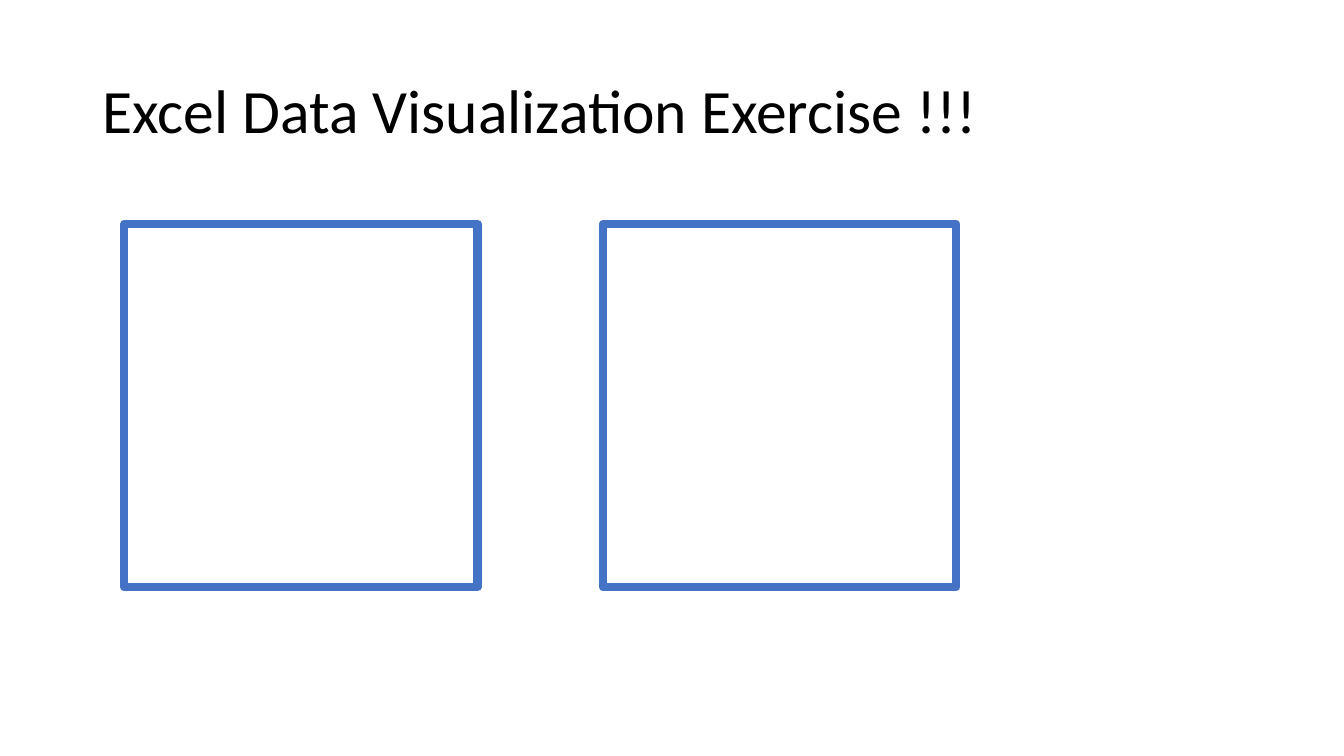
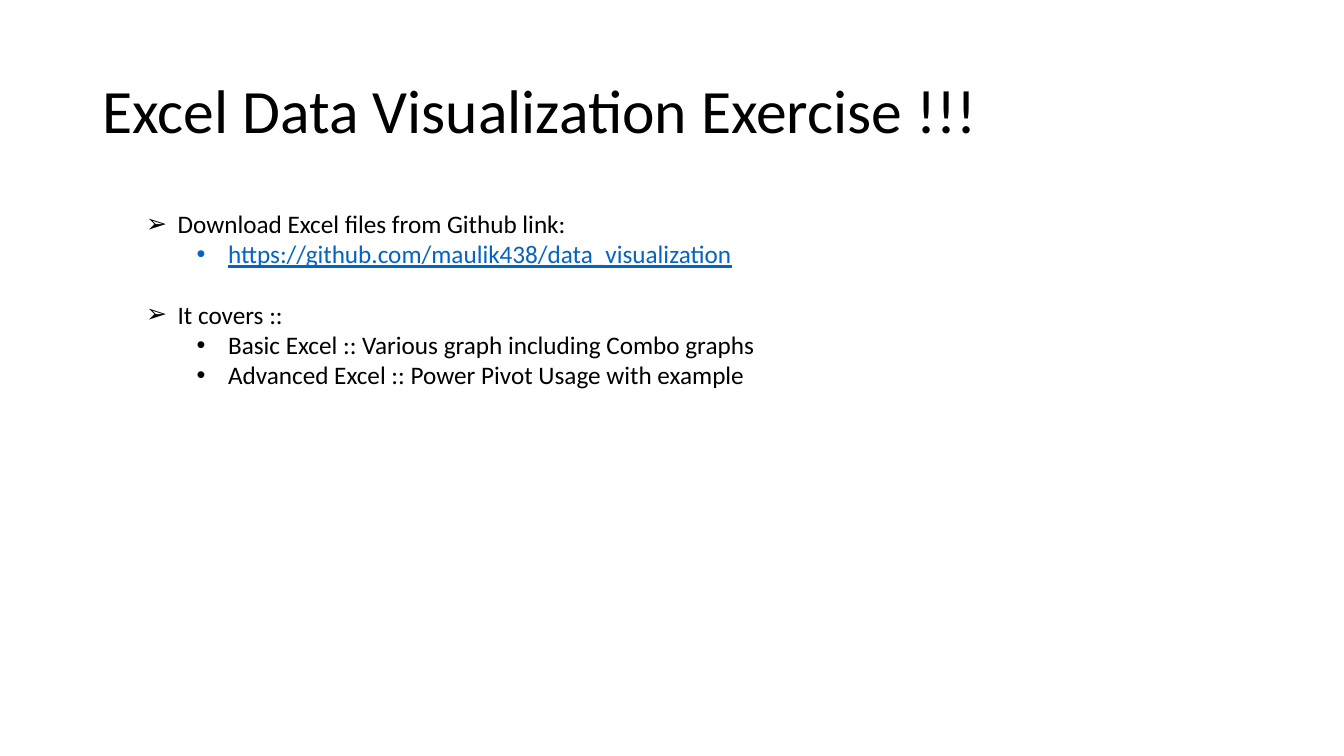
Before and after one commit to maulik438/data_visualization, a slide deck: slide 8 of ppt/data_visualization.pptx. Drawn at 1344x756 pixels with LibreOffice and Linux fonts; fonts in the diff are those of the drawing. Boxes give left, top, right and bottom in pixels: in the first picture for what was removed or moved away, otherwise in the second. Text is boxed around its words. In the diff, an @@ line names an element or a change of style, - is before the commit and + after.

```diff
--- a/ppt/data_visualization.pptx
+++ b/ppt/data_visualization.pptx
@@ rectangle removed at bbox=[124, 224, 477, 587] @@
@@ text added at bbox=[178, 215, 753, 389], 18 pt, text #000000 @@
+➢ Download Excel files from Github link:
+  • https://github.com/maulik438/data_visualization
+➢ It covers ::
+  • Basic Excel :: Various graph including Combo graphs
+  • Advanced Excel :: Power Pivot Usage with example
@@ rectangle removed at bbox=[603, 224, 956, 587] @@
```
Also in this commit, not shown: 2 other slides changed, 5 slides removed.
